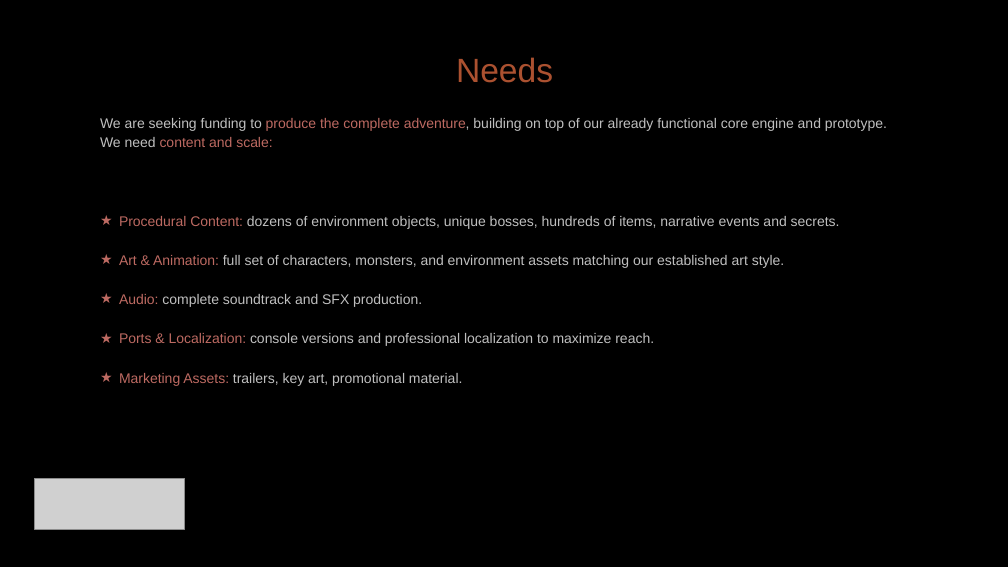
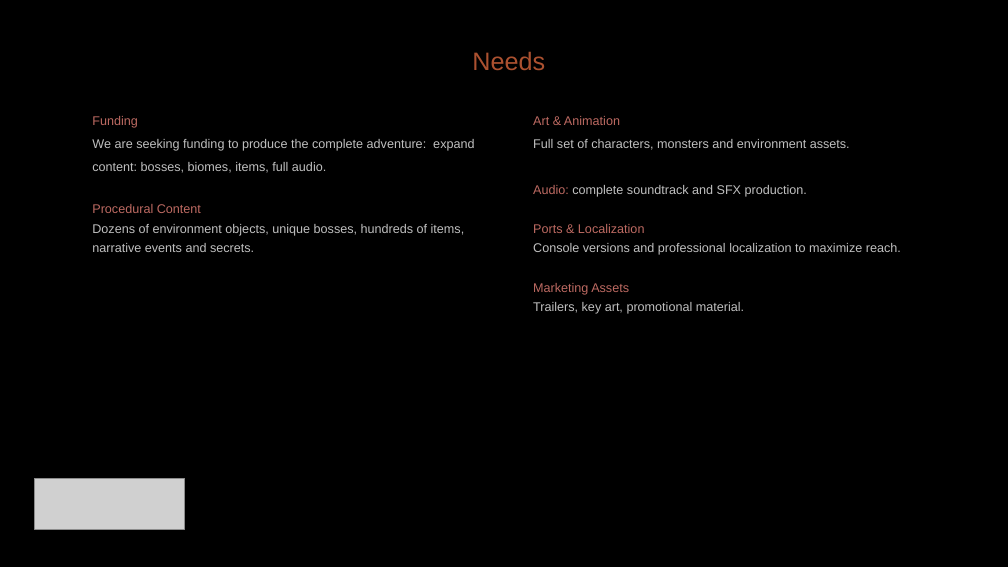
Before and after one commit to diegohcanepa/Remizione, a slide deck: slide 16 of Pitch Deck.pptx (slide 15 before the commit). Drawn at 1008x567 pixels with LibreOffice and Linux fonts; fonts in the diff are those of the drawing; grey boxes stand for pictures; background and template pictures are left out. Boxes give left, top, right and bottom in pixels: in the first picture for what was removed or moved away, otherwise in the second. Text is boxed around its words. In the diff, an @@ line names an element or a change of style, - is before the commit and + after.

```diff
--- a/Pitch Deck.pptx
+++ b/Pitch Deck.pptx
@@ text "Needs": place and size @@
-text "Needs" at <box>456,57,553,83</box>
+text "Needs" at <box>472,51,545,70</box>
@@ text "Needs" at <box>472,51,545,70</box>: size 24 to 18 pt @@
@@ subtitle at <box>92,116,474,252</box>: text changed; size 10 to 9 pt @@
-★ Procedural Content: dozens of environment objects, unique bosses, hundreds of items, narrative events and secrets.
-★ Art & Animation: full set of characters, monsters, and environment assets matching our established art style.
-★ Audio: complete soundtrack and SFX production.
-★ Ports & Localization: console versions and professional localization to maximize reach.
-★ Marketing Assets: trailers, key art, promotional material.
+Funding
+We are seeking funding to produce the complete adventure: expand content: bosses, biomes, items, full audio.
+Procedural Content
+Dozens of environment objects, unique bosses, hundreds of items, narrative events and secrets.
@@ text removed at <box>100,118,887,147</box> @@
-We are seeking funding to produce the complete adventure, building on top of our already functional core engine and prototype. We need content and scale:
@@ text added at <box>533,116,901,314</box>, 9 pt, text #BFBFBF @@
+Art & Animation
+Full set of characters, monsters and environment assets.
+Audio: complete soundtrack and SFX production.
+Ports & Localization
+Console versions and professional localization to maximize reach.
+Marketing Assets
+Trailers, key art, promotional material.
```
Also in this commit, not shown: 9 other slides changed, 1 slide added.
